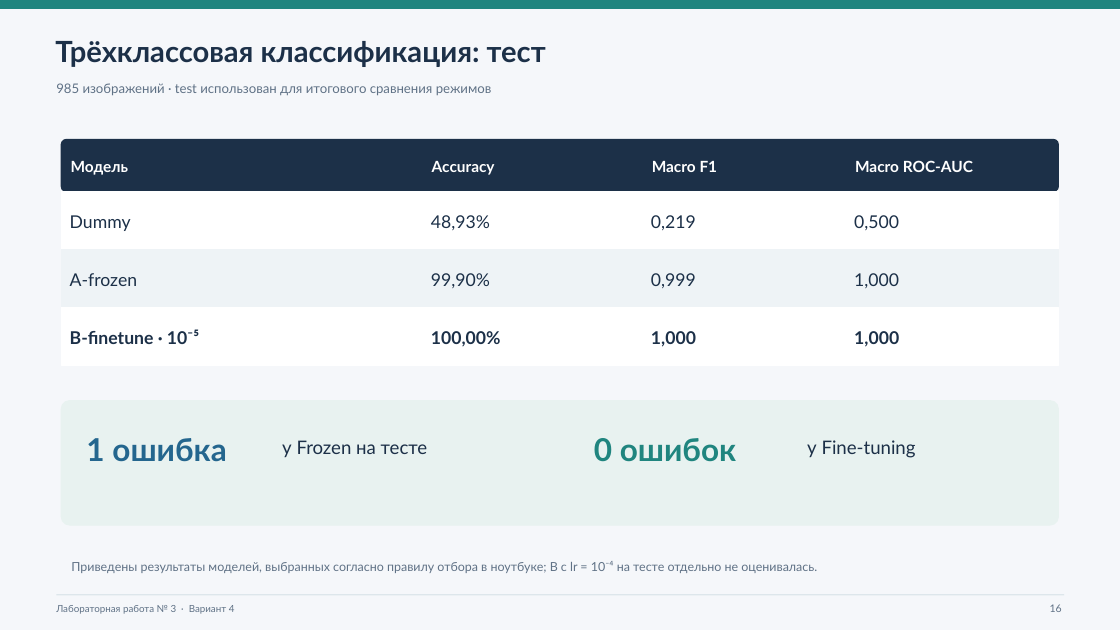
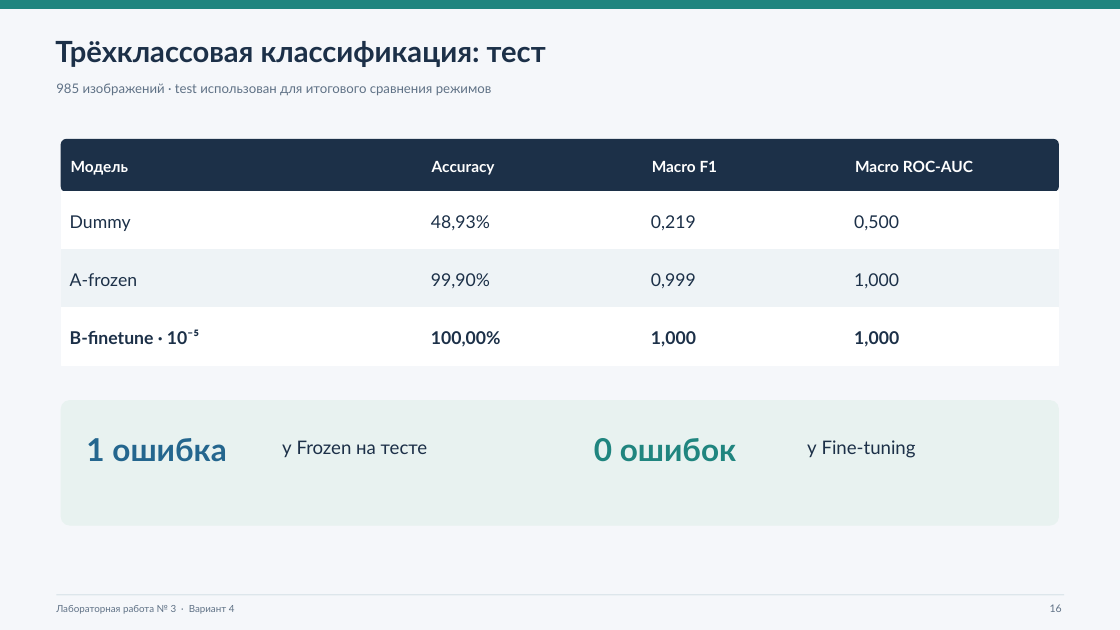
Before and after one commit to Travkova/NN_Labs, a slide deck: slide 16 of лаб3/Лабораторная_3_вариант_4_презентация.pptx. Drawn at 1120x630 pixels with LibreOffice and Linux fonts; fonts in the diff are those of the drawing. Boxes give left, top, right and bottom in pixels: in the first picture for what was removed or moved away, otherwise in the second. Text is boxed around its words. In the diff, an @@ line names an element or a change of style, - is before the commit and + after.

```diff
--- a/лаб3/Лабораторная_3_вариант_4_презентация.pptx
+++ b/лаб3/Лабораторная_3_вариант_4_презентация.pptx
@@ text removed at [71,561,817,573] @@
-Приведены результаты моделей, выбранных согласно правилу отбора в ноутбуке; B с lr = 10⁻⁴ на тесте отдельно не оценивалась.
```
Also in this commit, not shown: 8 other slides changed.
